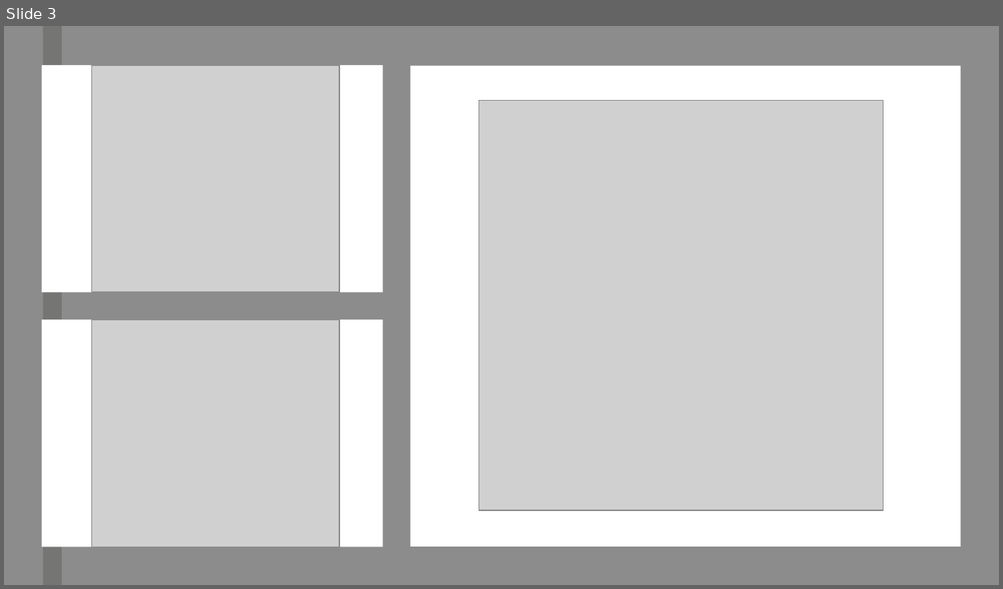
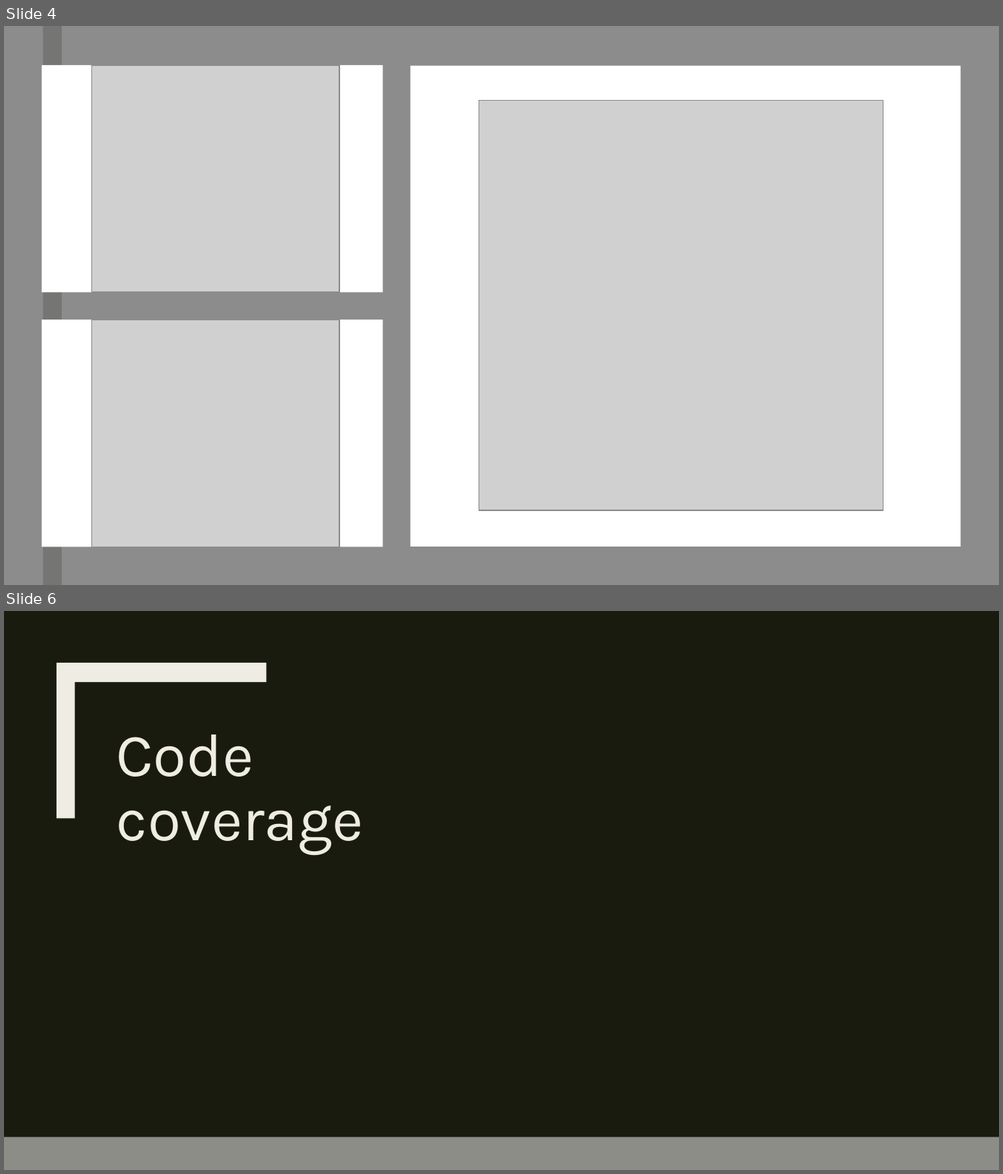
Before and after one commit to 7UsmanS/Java-TetrisTest-master, a slide deck: Java-TetrisTest-master/documentation/Presentation - Group.pptx. Shown one above the other, each under a label of ours: slide 3 before the commit, slides 4 and 6 after it; the slides between them are not shown. The pictures are 1003x589 and 1003x1174 pixels, drawn with LibreOffice and Linux fonts; fonts in the diff are those of the drawing; grey boxes stand for pictures. Boxes give left, top, right and bottom in pixels: in the first picture for what was removed or moved away, otherwise in the second. Text is boxed around its words. In the diff, an @@ line names an element or a change of style, - is before the commit and + after.

```diff
--- a/Java-TetrisTest-master/documentation/Presentation - Group.pptx
+++ b/Java-TetrisTest-master/documentation/Presentation - Group.pptx
@@ slide 6 added at [4,611,999,1170], background #191B0E @@
@@ rectangle added at [4,611,999,1170], fill #191B0E @@
@@ rectangle added at [42,611,62,1170], fill #EFEDE3 @@
@@ freeform shape added at [57,663,267,819], fill #EFEDE3 @@
@@ title added at [116,735,364,855], 44 pt, text #EFEDE3 @@
+Code coverage
@@ rectangle added at [4,1137,999,1170], fill #8C8D86 @@
@@ what was slide 3 is now slide 4 @@
```
Also in this commit, not shown: 2 slides changed, 6 other slides added, 2 slides removed.
